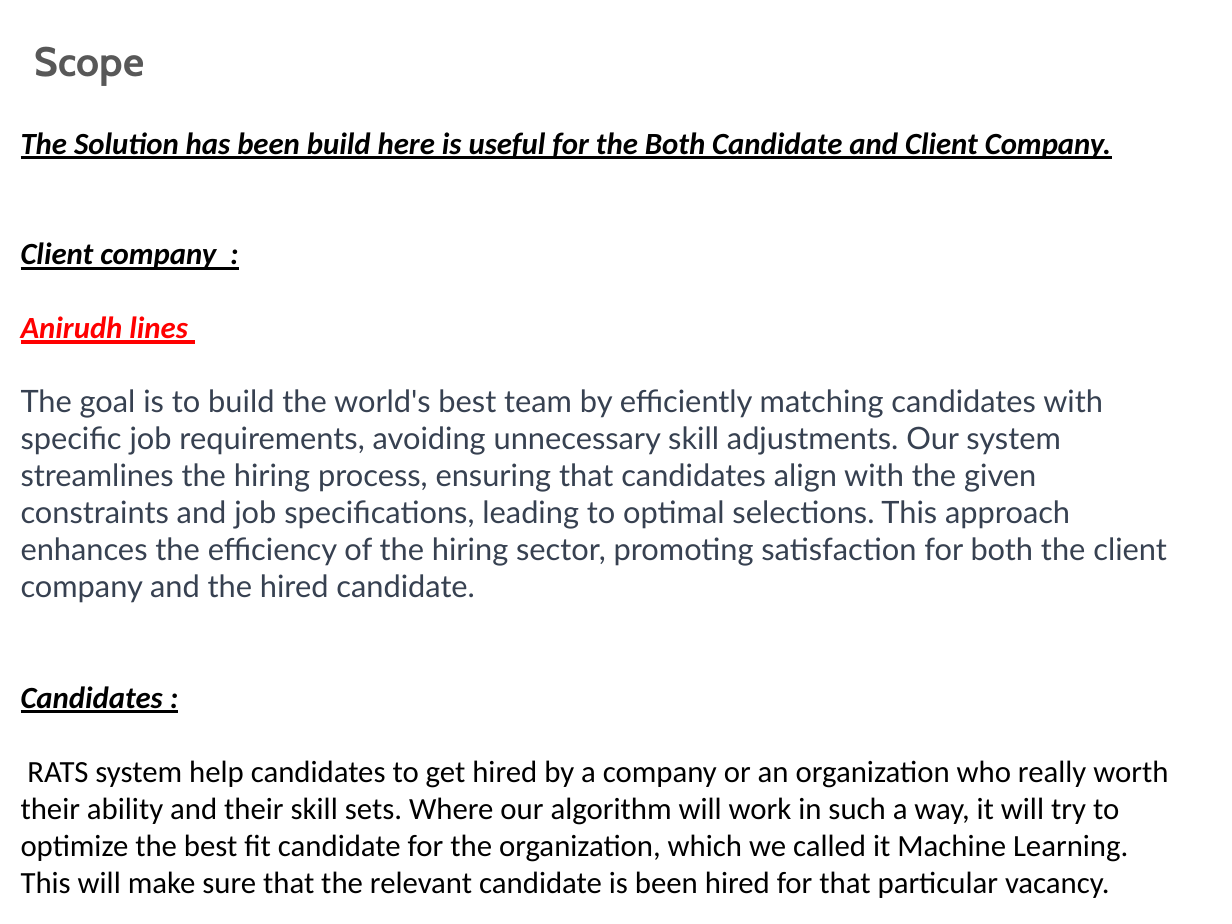
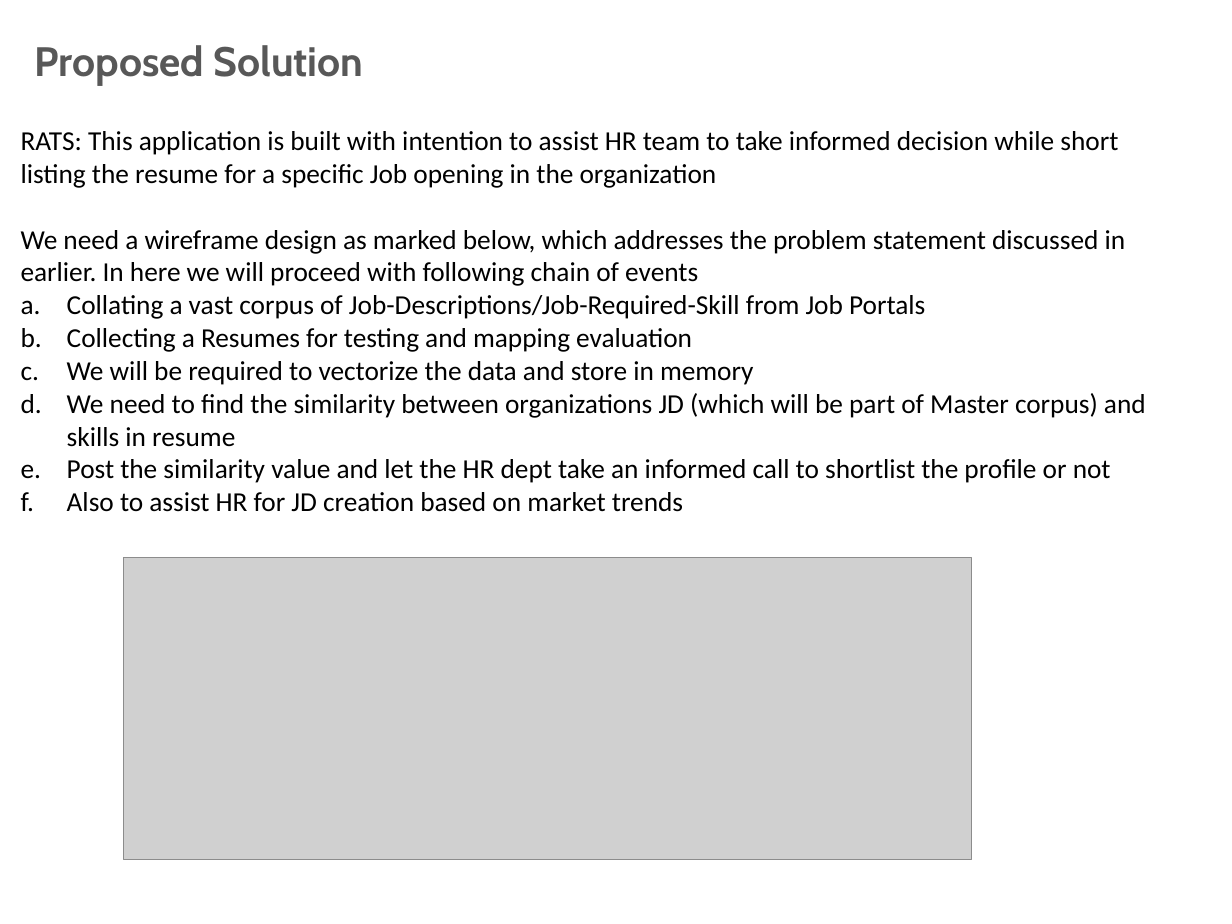
Before and after one commit to anirudhyadav/ISBG4FP1, a slide deck: slide 4 of Foundation_Project_G4__Final_Review_Trending_Jobs.pptx. Drawn at 1232x924 pixels with LibreOffice and Linux fonts; fonts in the diff are those of the drawing; grey boxes stand for pictures; background and template pictures are left out. Boxes give left, top, right and bottom in pixels: in the first picture for what was removed or moved away, otherwise in the second. Text is boxed around its words. In the diff, an @@ line names an element or a change of style, - is before the commit and + after.

```diff
--- a/Foundation_Project_G4__Final_Review_Trending_Jobs.pptx
+++ b/Foundation_Project_G4__Final_Review_Trending_Jobs.pptx
@@ title at box(35, 45, 363, 86): text changed @@
-Scope
+Proposed Solution
@@ text at box(21, 131, 1146, 512): text changed; size 18 to 16 pt @@
-The Solution has been build here is useful for the Both Candidate and Client Company.
-Client company :
-Anirudh lines
-The goal is to build the world's best team by efficiently matching candidates with specific job requirements, avoiding unnecessary skill adjustments. Our system streamlines the hiring process, ensuring that candidates align with the given constraints and job specifications, leading to optimal selections. This approach enhances the efficiency of the hiring sector, promoting satisfaction for both the client company and the hired candidate.
-Candidates :
-RATS system help candidates to get hired by a company or an organization who really worth their ability and their skill sets. Where our algorithm will work in such a way, it will try to optimize the best fit candidate for the organization, which we called it Machine Learning.
-This will make sure that the relevant candidate is been hired for that particular vacancy.
+RATS: This application is built with intention to assist HR team to take informed decision while short listing the resume for a specific Job opening in the organization
+We need a wireframe design as marked below, which addresses the problem statement discussed in earlier. In here we will proceed with following chain of events
+a. Collating a vast corpus of Job-Descriptions/Job-Required-Skill from Job Portals
+b. Collecting a Resumes for testing and mapping evaluation
+c. We will be required to vectorize the data and store in memory
+d. We need to find the similarity between organizations JD (which will be part of Master corpus) and skills in resume
+e. Post the similarity value and let the HR dept take an informed call to shortlist the profile or not
+f. Also to assist HR for JD creation based on market trends
@@ picture added at box(123, 557, 971, 859) @@
```
Also in this commit, not shown: 1 other slide changed, 1 other file.
